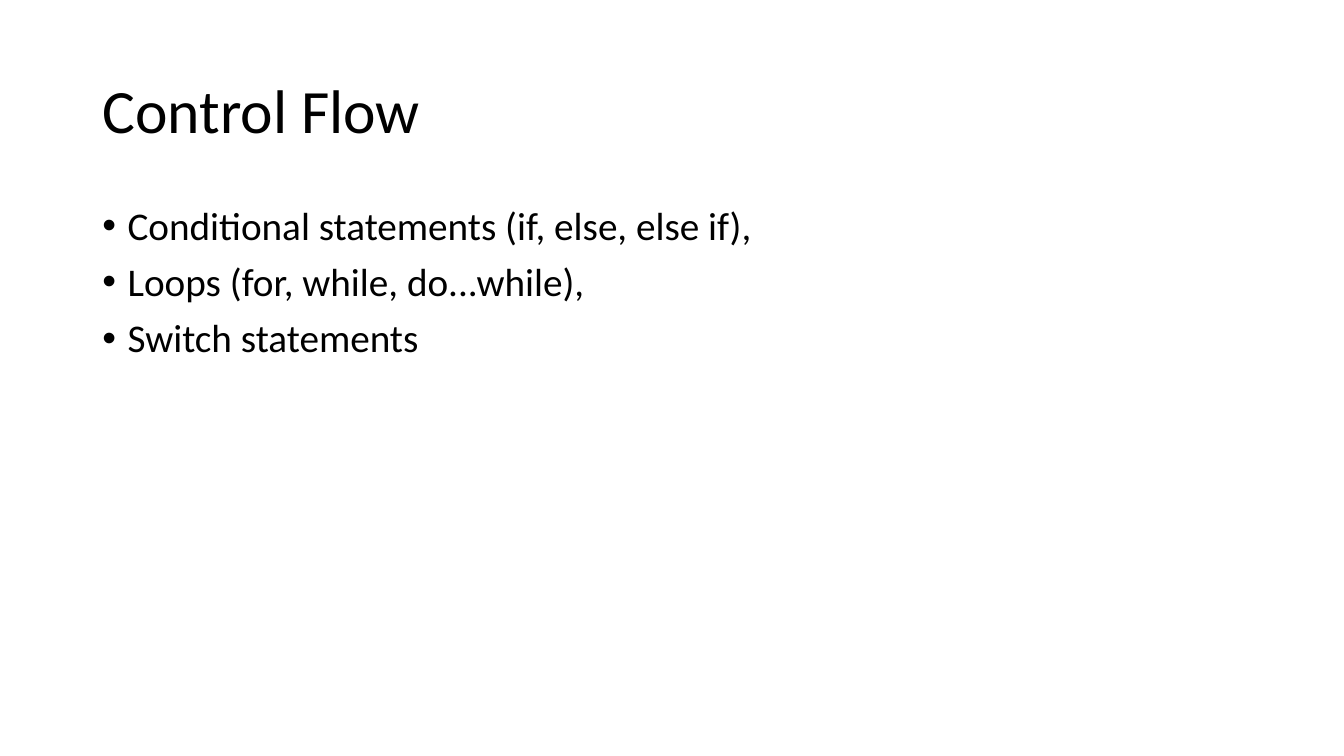
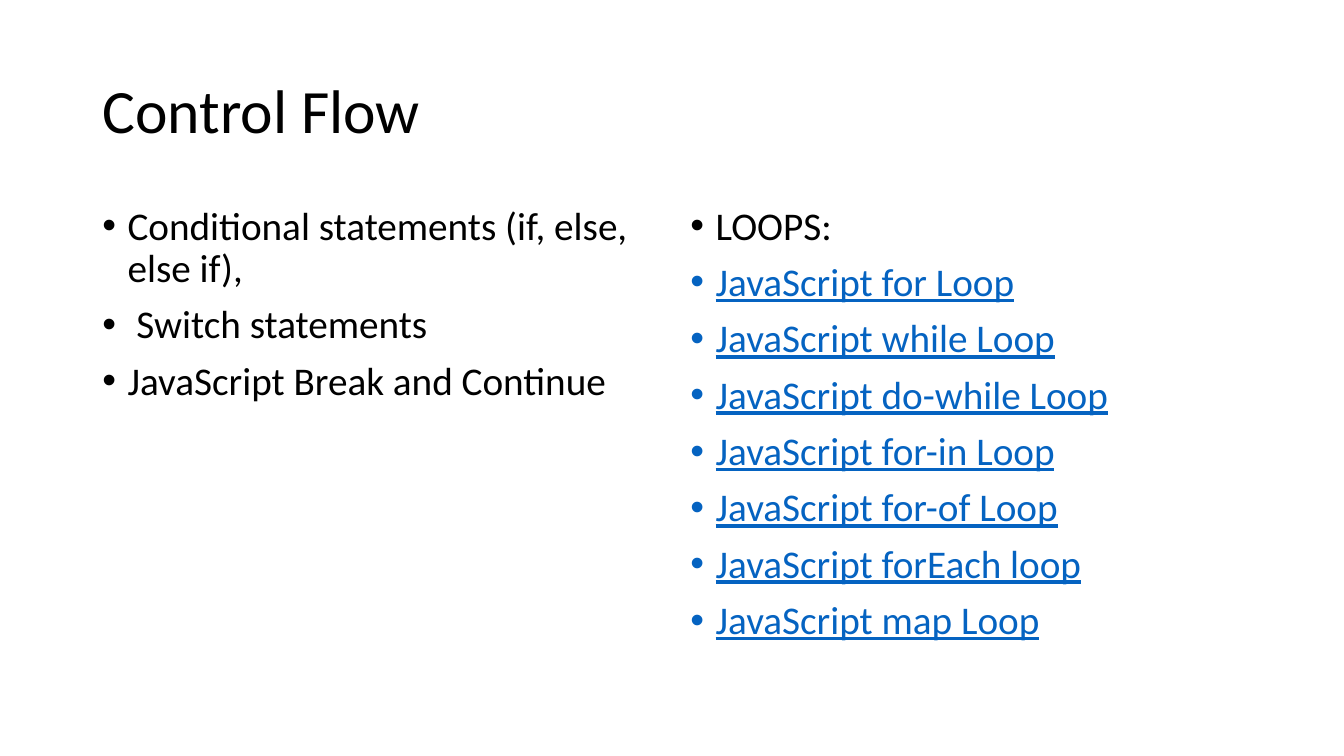
Before and after one commit to babumiya435/Portfolio, a slide deck: slide 7 of usp/Lstructure.pptx (slide 5 before the commit). Drawn at 1344x756 pixels with LibreOffice and Linux fonts; fonts in the diff are those of the drawing. Boxes give left, top, right and bottom in pixels: in the first picture for what was removed or moved away, otherwise in the second. Text is boxed around its words. In the diff, an @@ line names an element or a change of style, - is before the commit and + after.

```diff
--- a/usp/Lstructure.pptx
+++ b/usp/Lstructure.pptx
@@ text added at (716,214,1108,641), 28 pt, text #0563C1, underline @@
+• LOOPS:
+• JavaScript for Loop
+• JavaScript while Loop
+• JavaScript do-while Loop
+• JavaScript for-in Loop
+• JavaScript for-of Loop
+• JavaScript forEach loop
+• JavaScript map Loop
@@ text at (128,267,584,303): paragraph removed @@
-• Loops (for, while, do...while),
@@ text at (128,367,606,402): paragraph added @@
+• JavaScript Break and Continue
```
Also in this commit, not shown: 7 other slides changed, 12 slides added.
